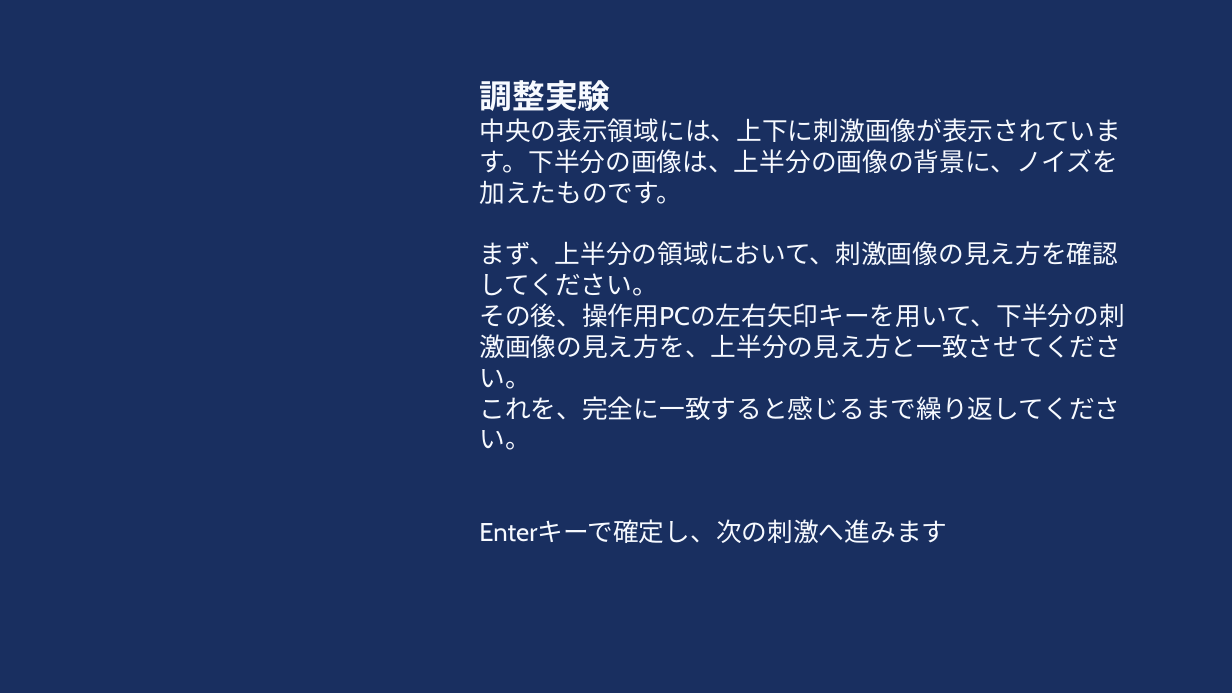
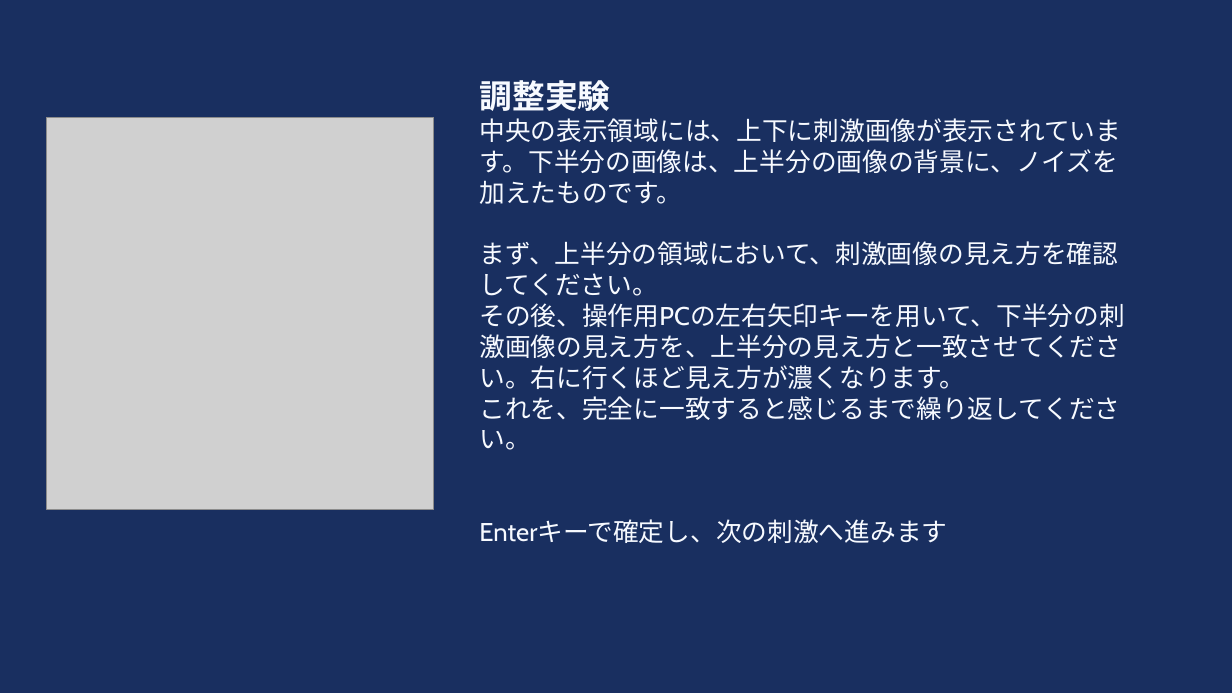
Before and after one commit to HAMADAKAZUKI2423/lab, a slide deck: slide 6 of tex/ethicsreview/ethics_review_visibility/別紙2評価実験説明.pptx. Drawn at 1232x693 pixels with LibreOffice and Linux fonts; fonts in the diff are those of the drawing; grey boxes stand for pictures. Boxes give left, top, right and bottom in pixels: in the first picture for what was removed or moved away, otherwise in the second. Text is boxed around its words. In the diff, an @@ line names an element or a change of style, - is before the commit and + after.

Commit message:
トレーニングセッション画像追加

```diff
--- a/tex/ethicsreview/ethics_review_visibility/別紙2評価実験説明.pptx
+++ b/tex/ethicsreview/ethics_review_visibility/別紙2評価実験説明.pptx
@@ picture added at (47, 117, 434, 509) @@
@@ text at (479, 303, 1125, 389): text changed @@
-その後、操作用PCの左右矢印キーを用いて、下半分の刺激画像の見え方を、上半分の見え方と一致させてください。
+その後、操作用PCの左右矢印キーを用いて、下半分の刺激画像の見え方を、上半分の見え方と一致させてください。右に行くほど見え方が濃くなります。
```
Also in this commit, not shown: 2 other slides changed.
